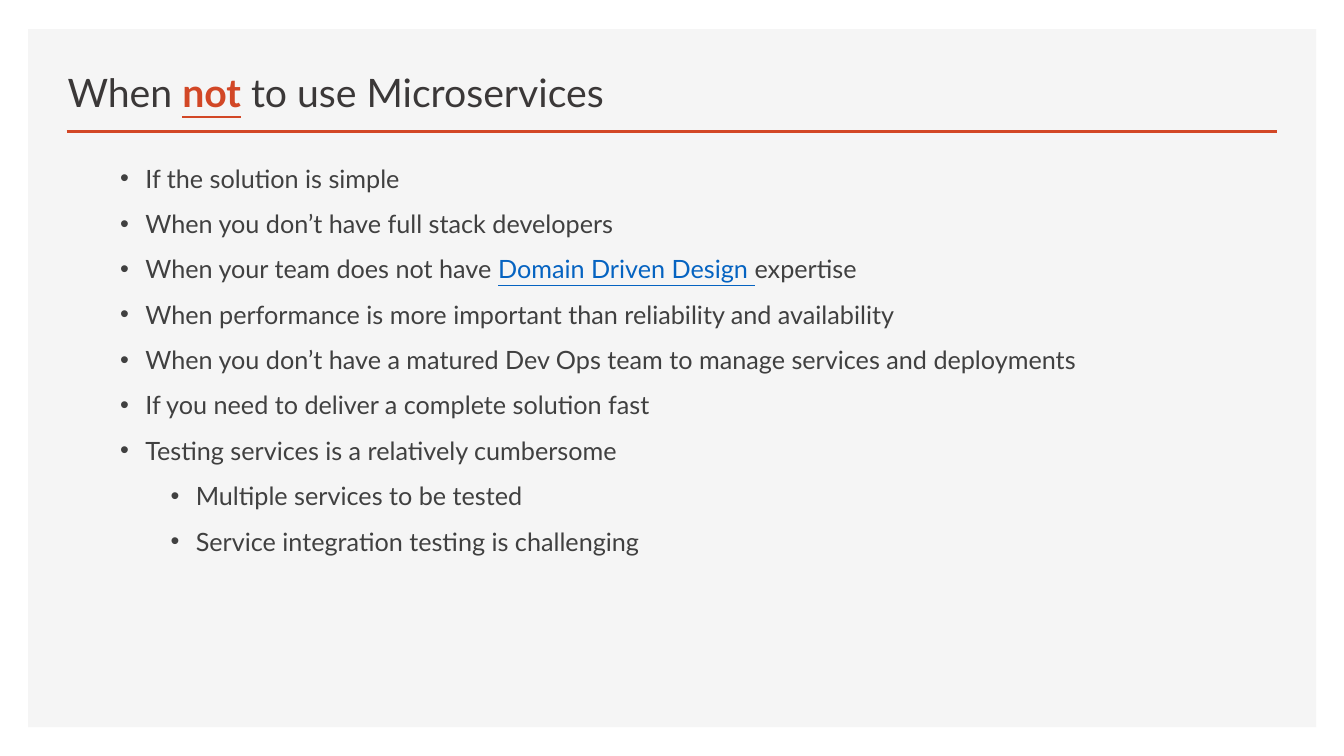
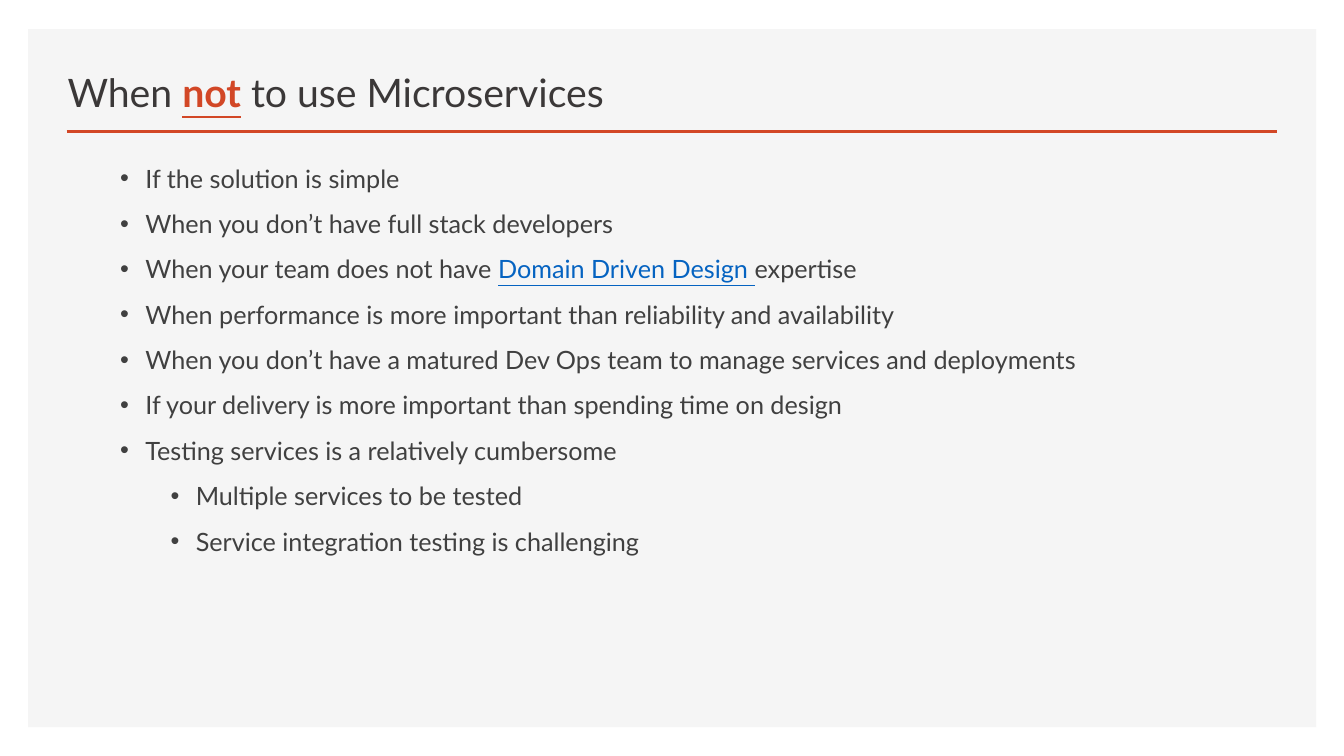
Before and after one commit to brianperera/EasyMaintain, a slide deck: slide 8 of Documents/MicroServices.pptx. Drawn at 1344x756 pixels with LibreOffice and Linux fonts; fonts in the diff are those of the drawing. Boxes give left, top, right and bottom in pixels: in the first picture for what was removed or moved away, otherwise in the second. Text is boxed around its words. In the diff, an @@ line names an element or a change of style, - is before the commit and + after.

```diff
--- a/Documents/MicroServices.pptx
+++ b/Documents/MicroServices.pptx
@@ text at [145,395,842,419]: text changed @@
-  • If you need to deliver a complete solution fast
+  • If your delivery is more important than spending time on design
```
Also in this commit, not shown: 2 other slides changed.
